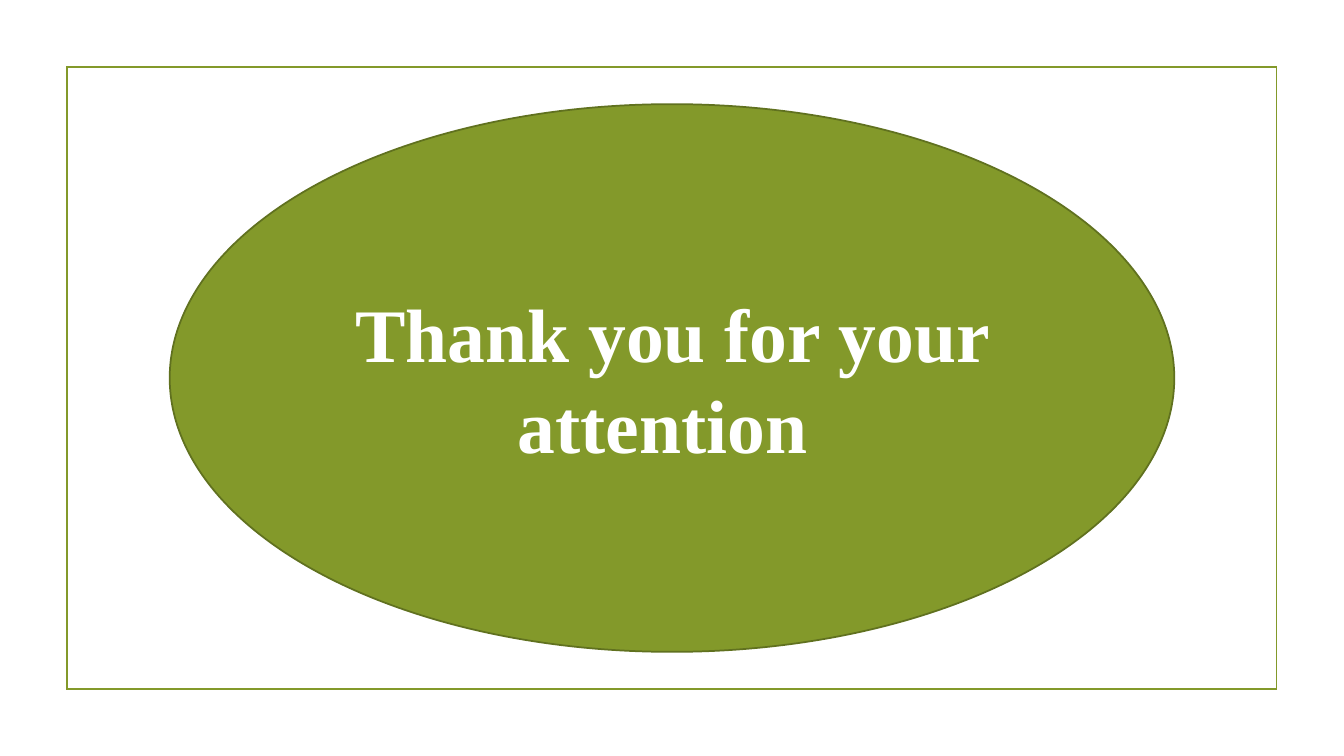
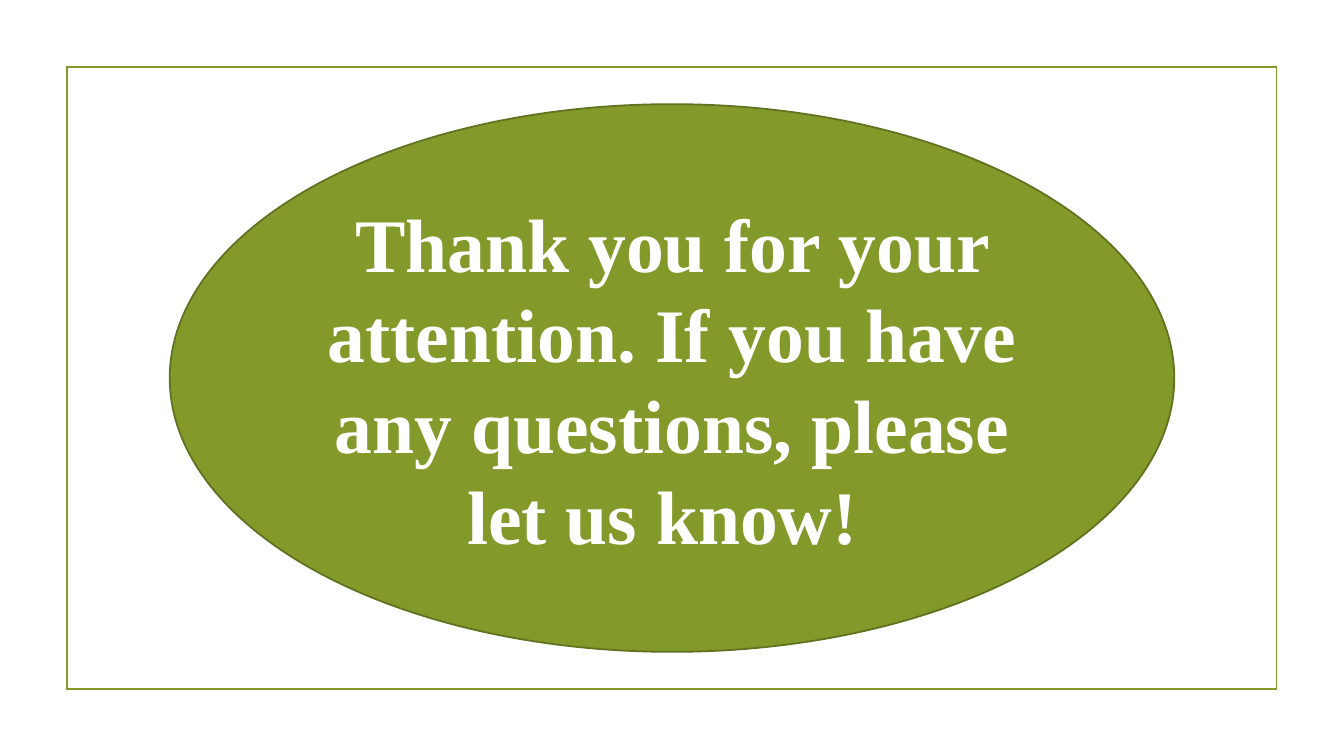
Before and after one commit to ViktorSkachkov/StudentHouse, a slide deck: slide 15 of Presentation/ProjectPresentation.pptx (slide 11 before the commit). Drawn at 1344x756 pixels with LibreOffice and Linux fonts; fonts in the diff are those of the drawing; background and template pictures are left out. Boxes give left, top, right and bottom in pixels: in the first picture for what was removed or moved away, otherwise in the second. Text is boxed around its words. In the diff, an @@ line names an element or a change of style, - is before the commit and + after.

Commit message:
presentation

```diff
--- a/Presentation/ProjectPresentation.pptx
+++ b/Presentation/ProjectPresentation.pptx
@@ text in ellipse at bbox=[328, 218, 1016, 545]: text changed @@
-Thank you for your attention
+Thank you for your attention. If you have any questions, please let us know!
```
Also in this commit, not shown: 5 other slides changed, 4 slides added.
